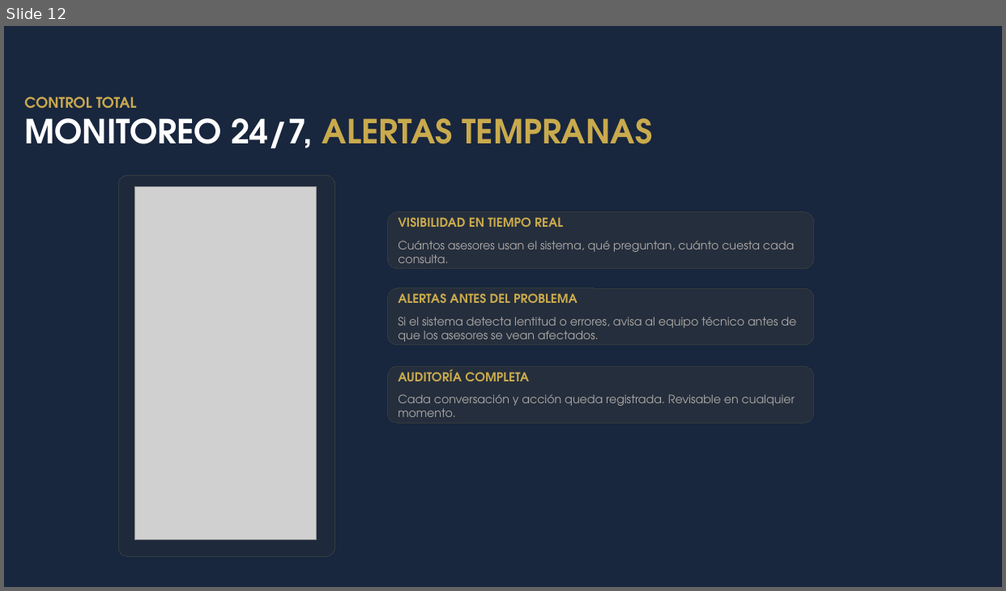
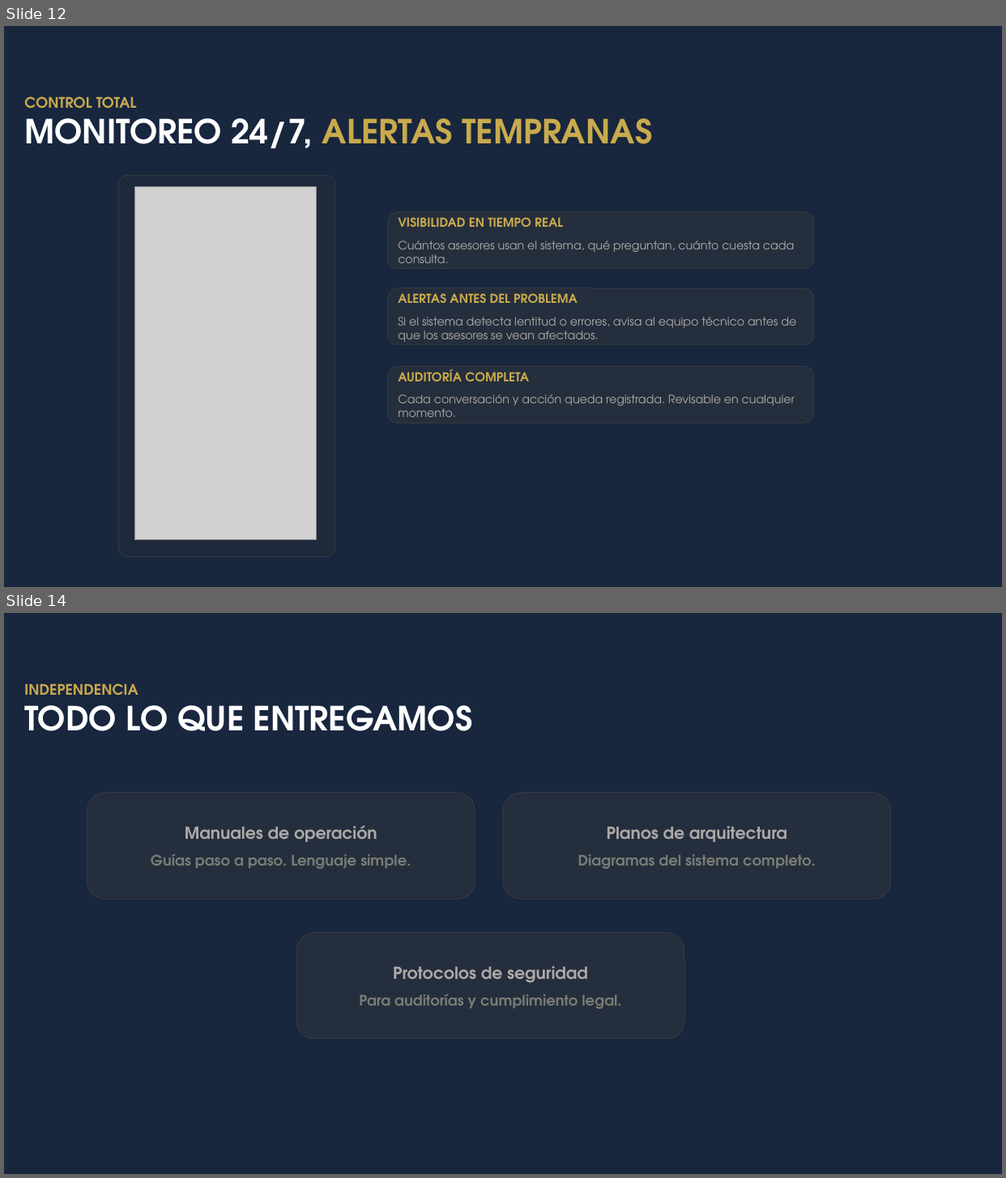
Before and after one commit to johnruedal96/capillas, a slide deck: Presentacion.pptx. Shown one above the other, each under a label of ours: slide 12 before the commit, slides 12 and 14 after it; the slides between them are not shown. The pictures are 1006x591 and 1006x1178 pixels, drawn with LibreOffice and Linux fonts; fonts in the diff are those of the drawing; grey boxes stand for pictures. Boxes give left, top, right and bottom in pixels: in the first picture for what was removed or moved away, otherwise in the second. Text is boxed around its words. In the diff, an @@ line names an element or a change of style, - is before the commit and + after.

```diff
--- a/Presentacion.pptx
+++ b/Presentacion.pptx
@@ slide 14 added at (4,613,1002,1174), background #18263E @@
@@ text added at (24,683,138,695), 14 pt, text #C9A94E, bold @@
+INDEPENDENCIA
@@ title added at (24,705,472,731), 32 pt, text gradient #FFFFFF to #A6A6A6, bold @@
+TODO LO QUE ENTREGAMOS
@@ rounded rectangle added at (87,793,475,899), fill #252E3C, outline #343A3E 0.75 pt, 14 pt, text #797C75, bold @@
+Manuales de operación
+Guías paso a paso. Lenguaje simple.
@@ rounded rectangle added at (503,793,891,899), fill #252E3C, outline #343A3E 0.75 pt, 14 pt, text #797C75, bold @@
+Planos de arquitectura
+Diagramas del sistema completo.
@@ rounded rectangle added at (296,933,684,1039), fill #252E3C, outline #343A3E 0.75 pt, 14 pt, text #797C75, bold @@
+Protocolos de seguridad
+Para auditorías y cumplimiento legal.
```
Also in this commit, not shown: 1 other slide added, 3 other files.
